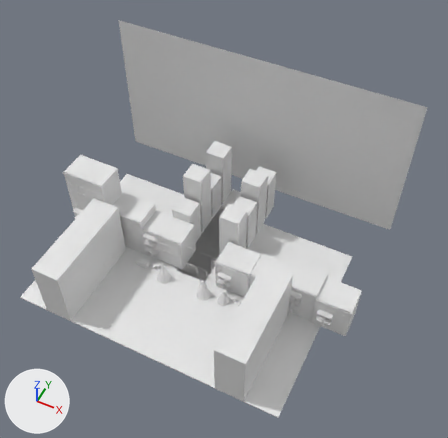
An edit to the glTF model assets/arena_alley.glb, drawn before and after from the same camera.
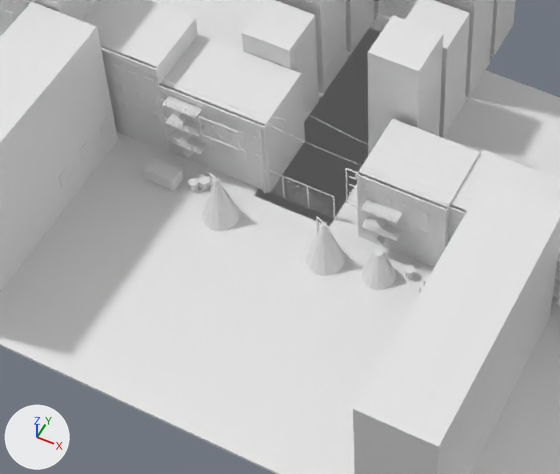
Each version appears first whole from a camera (50 mm lens) standing at (48.9, -71.2, 125.0) and looking at (5.8, 15.0, 17.3), and next in a close-up on the part from 18% to 65% of the width and 45% to 86% of the height. Arrows for +X, +Y and +Z are at lower left; the lights stay in place. The last two pictures show the newer version. Vertices at exactly the same position are counted once.

The scene before the commit, as lines of its bpy script (objects in view):
```python
me_beam_001 = bpy.data.meshes.new('BEAM.001')
me_beam_001.from_pydata(...)  # a 16-sided cut cone along z (radius 1.6 at the low end, 0.4 at the high end) spanning x 8.9..12.1, y 3.6..6.8, z 0.0..3.6; a 14-sided cut cone along z (radius 1.8 at the low end, 0.2 at the high end) spanning x -7.4..-3.8, y 2.8..6.4, z 0.0..5.2; a 14-sided cut cone along z (radius 1.8 at the low end, 0.2 at the high end) spanning x 3.6..7.2, y 2.8..6.4, z 0.0..5.2
me_beam_001.materials.append(mat_beam_001)
me_glow_001 = bpy.data.meshes.new('GLOW.001')
me_glow_001.from_pydata(...)  # 556 vertices, 894 faces; spans x -40.0..40.0, y 2.4..46.0, z -1.0..40.0
me_glow_001.materials.append(mat_glow_001)
me_solid_001 = bpy.data.meshes.new('SOLID.001')
me_solid_001.from_pydata(...)  # 5413 vertices, 15808 faces; spans x -34.1..40.3, y -16.0..40.0, z -0.3..21.0
me_solid_001.materials.append(mat_solid_001)
ob_beam = bpy.data.objects.new('BEAM', me_beam_001)
ob_beam.location = (0.0, 0.0, 0.0)
ob_glow = bpy.data.objects.new('GLOW', me_glow_001)
ob_glow.location = (0.0, 0.0, 0.0)
ob_solid = bpy.data.objects.new('SOLID', me_solid_001)
ob_solid.location = (0.0, 0.0, 0.0)
```
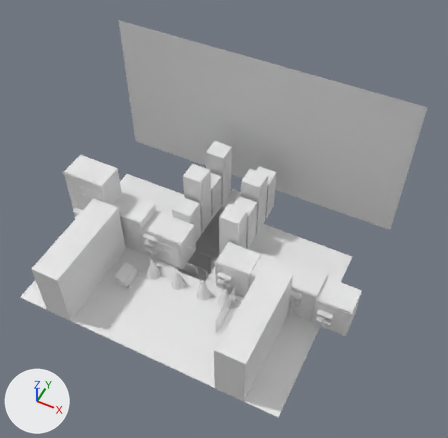
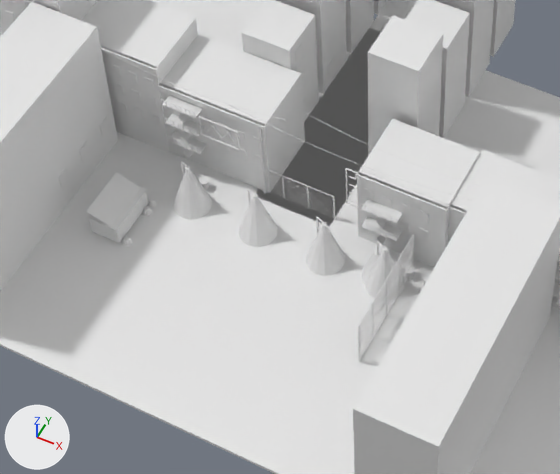
Where the change shows, as pixel boxes [x1, y1, x2, y2] in the close-ups (560 x 474 px; the box of a moved part takes in the faces that stretch with it):
'BEAM', reshaped (18% wider, 22% taller): before [201, 182, 396, 290]; after [174, 169, 404, 301]
part 1 of me_beam_001, moved or reshaped: before [201, 182, 240, 231]; after [174, 169, 212, 220]
part 2 of me_beam_001, added: after [239, 198, 278, 247]
part 3 of me_beam_001, added: after [365, 251, 404, 301]
part 4 of me_solid_001, added: after [87, 185, 147, 231]
part 5 of me_solid_001, added: after [142, 206, 152, 216]
part 6 of me_solid_001, added: after [123, 236, 132, 246]
part 7 of me_solid_001, added: after [148, 199, 156, 207]
part 8 of me_solid_001, added: after [358, 325, 361, 362]
part 9 of me_solid_001, added: after [372, 302, 374, 339]
part 10 of me_solid_001, added: after [385, 279, 388, 316]
part 11 of me_solid_001, added: after [398, 256, 401, 292]
part 12 of me_solid_001, added: after [361, 278, 408, 358]
part 13 of me_solid_001, added: after [360, 254, 412, 342]
part 14 of me_solid_001, added: after [359, 235, 413, 326]
part 15 of me_solid_001, added: after [360, 235, 414, 355]
part 16 of me_solid_001, built on: before [144, 158, 183, 191]; after [86, 161, 255, 243]

Diff of the bpy script that builds the scene:
```diff
--- a/assets/arena_alley.glb.py
+++ b/assets/arena_alley.glb.py
@@ me_beam_001 @@
-me_beam_001.from_pydata(...)  # 88 vertices, 164 faces; spans x -7.4..12.1, y 2.8..6.8, z 0.0..5.2
+me_beam_001.from_pydata(...)  # 144 vertices, 268 faces; spans x -10.4..13.2, y 2.8..6.8, z 0.0..5.2
+# me_beam_001 part 1: the loose piece of 28 vertices spanning x -7.4..-3.8, y 2.8..6.4, z 0.0..5.2 is moved by (-3.0, 0.0, 0.0)
+# me_beam_001 part 2: a new loose piece, a 14-sided cut cone along z (radius 1.8 at the low end, 0.2 at the high end) spanning x -3.4..0.2, y 2.8..6.4, z 0.0..5.2, in mat_beam_001
+# me_beam_001 part 3: a new loose piece, a 14-sided cut cone along z (radius 1.8 at the low end, 0.2 at the high end) spanning x 9.6..13.2, y 2.8..6.4, z 0.0..5.2, in mat_beam_001
 me_beam_001.materials.append(mat_beam_001)
@@ me_solid_001 @@
-me_solid_001.from_pydata(...)  # 5413 vertices, 15808 faces; spans x -34.1..40.3, y -16.0..40.0, z -0.3..21.0
+me_solid_001.from_pydata(...)  # 6279 vertices, 17152 faces; spans x -34.1..40.3, y -16.0..40.0, z -0.3..21.0
+# me_solid_001 part 4: a new loose piece, a box spanning x -15.3..-12.1, y -2.5..2.7, z 2.3..2.42, in mat_solid_001
+# me_solid_001 part 5: a new loose piece, an 8-sided cut cone along z (radius 0.5 at the low end, 0.25 at the high end) spanning x -12.4..-11.4, y 1.4..2.4, z 0.0..0.65, in mat_solid_001
+# me_solid_001 part 6: a new loose piece, an 8-sided cut cone along z (radius 0.45 at the low end, 0.23 at the high end) spanning x -12.15..-11.25, y -2.25..-1.35, z 0.0..0.58, in mat_solid_001
+# me_solid_001 part 7: a new loose piece, an 8-sided cut cone along z (radius 0.4 at the low end, 0.2 at the high end) spanning x -12.4..-11.6, y 2.5..3.3, z 0.0..0.52, in mat_solid_001
+# me_solid_001 part 8: a new loose piece, a 6-sided cylinder along z spanning x 12.92..13.08, y -3.59..-3.41, z 0.0..5.6, in mat_solid_001
+# me_solid_001 part 9: a new loose piece, a 6-sided cylinder along z spanning x 12.92..13.08, y -0.99..-0.81, z 0.0..5.6, in mat_solid_001
+# me_solid_001 part 10: a new loose piece, a 6-sided cylinder along z spanning x 12.92..13.08, y 1.61..1.79, z 0.0..5.6, in mat_solid_001
+# me_solid_001 part 11: a new loose piece, a 6-sided cylinder along z spanning x 12.92..13.08, y 4.21..4.39, z 0.0..5.6, in mat_solid_001
+# me_solid_001 part 12: a new loose piece, a 5-sided cylinder along y spanning x 12.952..13.048, y -3.5..6.9, z 0.1..0.19, in mat_solid_001
+# me_solid_001 part 13: a new loose piece, a 5-sided cylinder along y spanning x 12.952..13.048, y -3.5..6.9, z 2.85..2.94, in mat_solid_001
+# me_solid_001 part 14: a new loose piece, a 5-sided cylinder along y spanning x 12.952..13.048, y -3.5..6.9, z 5.55..5.64, in mat_solid_001
+# me_solid_001 part 15: 656 vertices added at x 10.4..13.1, y -3.5..7.0, z 0.0..5.7
+# me_solid_001 part 16: 29 vertices moved from x -14.0..-10.8, y 5.0..6.6, z 0.0..1.7 to x -15.3..-12.2, y -2.4..2.6, z 0.0..3.3; 11 vertices removed from x -13.8..-13.4, y 5.1..5.4, z 0.0..0.2; 59 vertices added at x -15.3..-1.6, y -2.4..5.1, z 0.0..5.7
+# other edits to the shape of me_solid_001 do not show in these pictures
 me_solid_001.materials.append(mat_solid_001)
```
